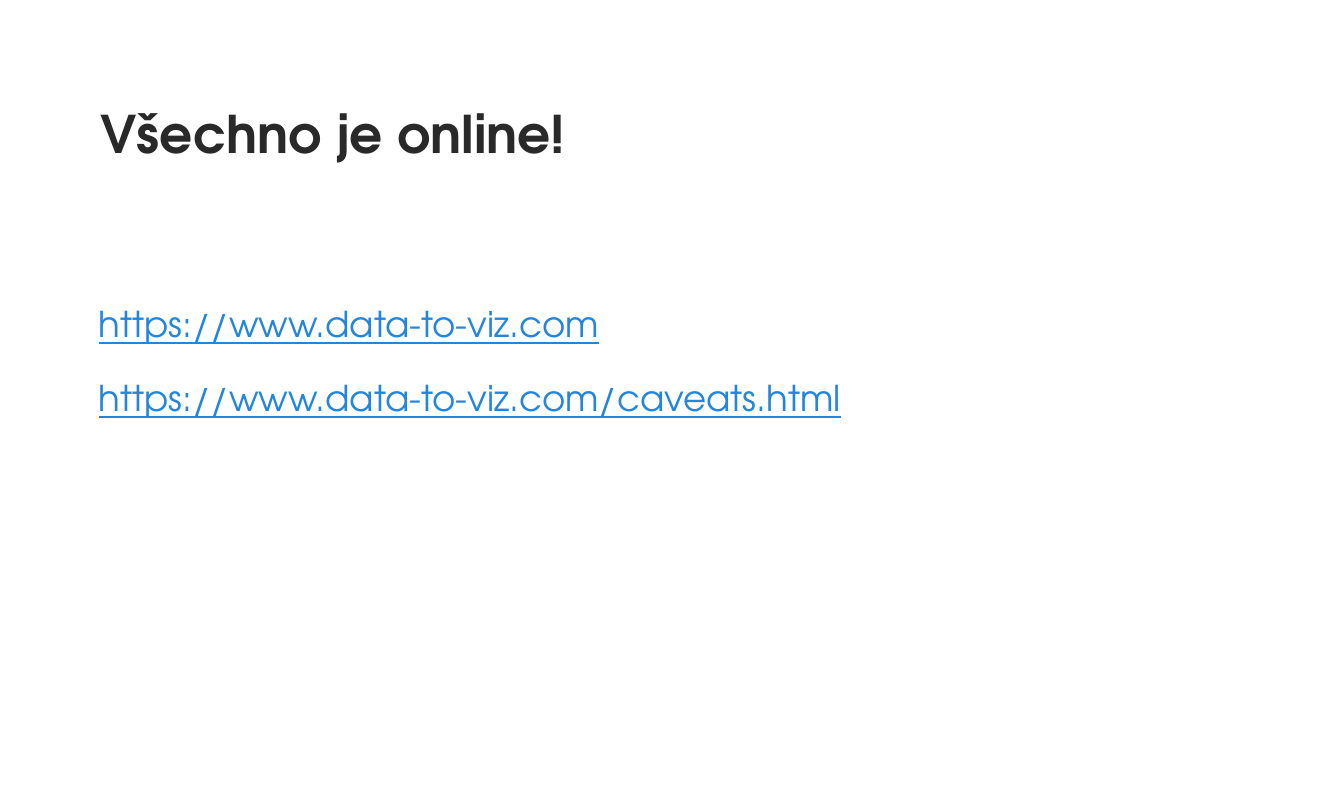
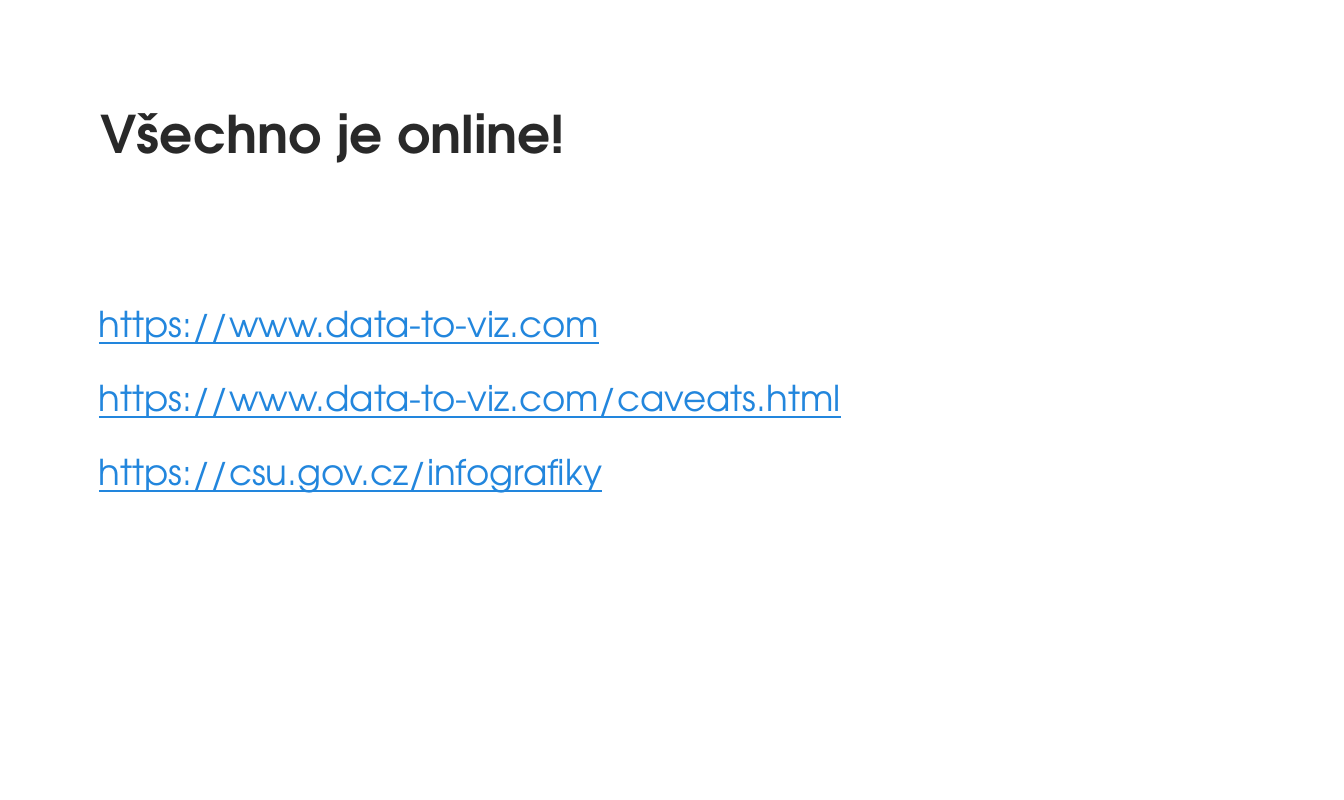
Before and after one commit to MichalLauer/datova-analyza-excel, a slide deck: slide 5 of Prezentace/2_Vizualizace_dat.pptx (slide 6 before the commit). Drawn at 1344x800 pixels with LibreOffice and Linux fonts; fonts in the diff are those of the drawing; background and template pictures are left out. Boxes give left, top, right and bottom in pixels: in the first picture for what was removed or moved away, otherwise in the second. Text is boxed around its words. In the diff, an @@ line names an element or a change of style, - is before the commit and + after.

```diff
--- a/Prezentace/2_Vizualizace_dat.pptx
+++ b/Prezentace/2_Vizualizace_dat.pptx
@@ text at (99, 458, 602, 493): paragraph added @@
+https://csu.gov.cz/infografiky
```
Also in this commit, not shown: 1 slide removed, 4 other files.
